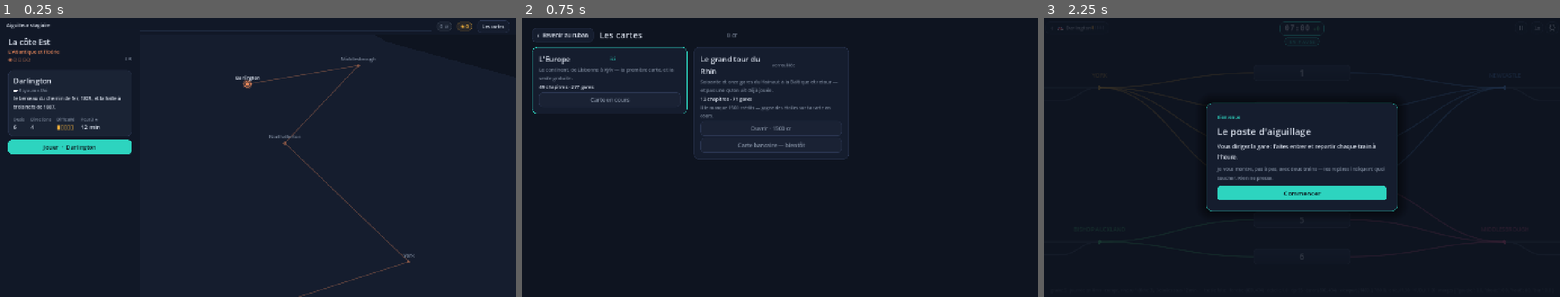
Above: before the commit, frames 1-3 (left to right).
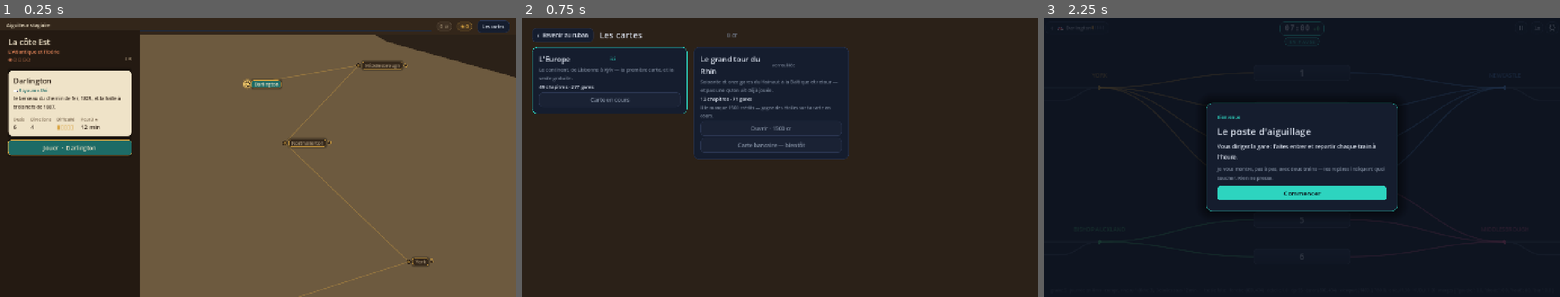
Above: after the commit, the same moments.

Repository: VincentDebaty/station
Game: Godot game, scene res://jeu/app.tscn
Same seed, same stepped clock (60 frames per second), same inputs: the game is played once before the commit and once after it.
Inputs:
- Up to frame 1 (0.25 s): no input
- Up to frame 2 (0.75 s): click "Les cartes" at 0.5 s
- Up to frame 3 (2.25 s): click "‹ Revenir au ruban" at 1.25 s; click "Jouer · Darlington" at 2 s

The runs differ from the first frame. In frame 1, 81% of the frame differs, in the area x 0-100%, y 0-100%; in frame 2, 80%; in frame 3, nothing differs.

Commit message:
Le ruban passe au parchemin : première étape de la direction artistique
Vincent a fait produire une maquette du ruban en carte ferroviaire ancienne
et l'a choisie — contre l'esthétique du prototype, qu'il avait décidé de
garder le 1er septembre. Décision assumée, et prise par étapes : celle-ci
ne touche ni la génération de la carte ni le poste d'aiguillage.

jeu/style.gd porte la palette : parchemin, encre brune, cuir, laiton,
sarcelle profonde. Le ruban s'y met — planche de bois pour le panneau,
filet de laiton, fiche de gare en parchemin, boutons en plaques vissées,
compteurs en pastilles. La carte devient une vraie carte : terre en deux
tons avec son trait de côte, rail de laiton posé sur son ombre, gares en
plaques nommées, cadenas sur celles qu'on ne peut pas encore jouer, et un
halo d'ambre sur celle qui vient.

Chaque écran garde sa couleur de fond : le ruban est une carte sur un
bureau de cuir, le poste d'aiguillage reste au bleu nuit — la couleur d'une
voie y est sa destination, contrat qui ne se rediscute pas.

Manquent les polices, et c'est l'essentiel de ce qui reste : la maquette
tient beaucoup à sa serif à petites capitales, et une police doit être
livrée avec l'app, donc téléchargée sous licence libre.

Co-Authored-By: Claude Opus 5 <noreply@anthropic.com>

Diff:
--- a/jeu/app.gd
+++ b/jeu/app.gd
@@ -21,6 +21,7 @@
 const VueJeu := preload("res://jeu/vue_jeu.gd")
 const Pilote := preload("res://jeu/pilote.gd")
 const Cap := preload("res://jeu/capture.gd")
+const Sty := preload("res://jeu/style.gd")
 
 var ruban = null
 var carte_id := ""
@@ -69,6 +70,10 @@
 
 func montrer(nom: String) -> void:
 	vue = nom
+	# CHAQUE ÉCRAN SA COULEUR DE FOND. Le ruban est une carte sur un bureau de
+	# cuir ; le poste d'aiguillage garde son bleu nuit, où la couleur d'une
+	# voie est sa destination et ne se rediscute pas.
+	RenderingServer.set_default_clear_color(Sty.FOND if nom == "jeu" else Sty.MER)
 	for paire in [[vue_ruban, "ruban"], [vue_jeu, "jeu"], [vue_cartes, "cartes"]]:
 		var n: Node = paire[0]
 		var actif: bool = paire[1] == nom
--- a/jeu/style.gd
+++ b/jeu/style.gd
@@ -40,6 +40,39 @@
 const PIP_ETEINT := Color("#3b465c")
 const VOILE := Color(10.0 / 255, 14.0 / 255, 24.0 / 255, 0.58)  # le projecteur du repère
 
+# --- LA PALETTE DE PARCHEMIN (direction artistique du 4 septembre 2026) ------
+# Vincent a fait produire une maquette du ruban dans un style de carte
+# ferroviaire ancienne — parchemin, laiton, sarcelle profonde, encre brune —
+# et l'a choisie contre l'esthétique du prototype, qu'il avait pourtant
+# décidé de garder le 1er septembre. Elle ne remplace PAS la palette du
+# poste d'aiguillage : la couleur d'une voie y est sa DESTINATION, contrat
+# qui ne se rediscute pas. Elle habille ce qui l'entoure.
+const PAPIER := Color("#efe3c8")          # le parchemin d'une fiche
+const PAPIER_OMBRE := Color("#ddcfae")    # son creux, et la ligne de pliure
+const ENCRE := Color("#33251a")           # ce qui s'écrit dessus
+const ENCRE_MUET := Color("#7d6a52")
+const BOIS := Color("#241a12")            # le cuir du bureau, derrière tout
+const BOIS_CLAIR := Color("#33261a")
+const LAITON := Color("#d9a441")          # les ferrures, les étoiles, le rail
+const LAITON_CLAIR := Color("#f0c96b")
+const SARCELLE := Color("#1d6b66")        # les plaques, le bouton d'appel
+const SARCELLE_CLAIR := Color("#2dd4bf")
+const TERRE := Color("#6d5a3f")           # la terre de la carte
+const TERRE_OMBRE := Color("#5a4933")
+const MER := Color("#2b2118")             # l'eau, plus sombre que la terre
+
+
+## Une fiche de parchemin : fond clair, liseré de laiton, ombre chaude.
+static func parchemin(rayon: float = 10.0, k: float = 1.0) -> StyleBoxFlat:
+	var b := boite(PAPIER, Color(ENCRE, 0.45), rayon * k, max(1.0, k), 10.0 * k, Color(0, 0, 0, 0.45))
+	return b
+
+
+## Une plaque de laiton sur bois : les pastilles de la barre, les cartouches.
+static func plaque(fond: Color, bord: Color, rayon: float = 8.0, k: float = 1.0) -> StyleBoxFlat:
+	return boite(fond, bord, rayon * k, max(1.0, k), 6.0 * k, Color(0, 0, 0, 0.35))
+
+
 # --- LES DEUX FACTEURS D'ÉCHELLE ---------------------------------------------
 # LE FACTEUR TACTILE, celui du prototype (js/render.js, UIK) : sur un pointeur
 # grossier, tout ce qu'on touche et tout ce qu'on lit sur le plan grossit d'une
--- a/jeu/vue_ruban.gd
+++ b/jeu/vue_ruban.gd
@@ -32,16 +32,19 @@
 const DUREE_SAUT := 1.9
 const DELAI_LECTURE := 0.7
 
-const FOND := Color("#0E1420")
-const PAYS := Color("#151d2e")
-const PANNEAU := Color("#111827")
-const BORD := Color("#2a3550")
-const TEXTE := Color("#dbe2ee")
-const MUET := Color("#7a8699")
-const ACCENT := Color("#2dd4bf")
-const OR := Color("#f5b23c")
-const DIAMANT := Color("#7fd4ff")
-const ROUGE := Color("#ef4444")
+# LA CARTE EST UN PARCHEMIN (4 septembre 2026). L'écran du ruban passe à la
+# palette de jeu.style.gd : cuir, laiton, encre. Le poste d'aiguillage, lui,
+# garde la sienne — la couleur d'une voie y est sa destination.
+const FOND := Sty.MER
+const PAYS := Sty.TERRE
+const PANNEAU := Sty.BOIS
+const BORD := Sty.LAITON
+const TEXTE := Sty.PAPIER
+const MUET := Color("#a28f74")
+const ACCENT := Sty.SARCELLE_CLAIR
+const OR := Sty.LAITON
+const DIAMANT := Color("#9fdcd6")
+const ROUGE := Color("#c4553d")
 
 var app = null
 var ruban: Rub = null
@@ -81,6 +84,9 @@
 
 func _ready() -> void:
 	Sty.calibrer(get_viewport())
+	# la mer sous la carte : c'est la couleur d'effacement qui la porte, et
+	# l'écran de jeu remet la sienne en reprenant la main (app.gd, montrer).
+	RenderingServer.set_default_clear_color(Sty.MER)
 	police = Sty.sans(600)
 	fond = Node2D.new()
 	fond.show_behind_parent = true
@@ -218,6 +224,14 @@
 				poly.polygon = anneau
 				poly.color = PAYS
 				fond.add_child(poly)
+				# le trait de côte, à l'encre pâle : c'est lui qui fait la carte
+				var cote := Line2D.new()
+				cote.points = anneau
+				cote.closed = true
+				cote.default_color = Color(Sty.TERRE_OMBRE, 0.9)
+				cote.width = 0.35
+				fond.add_child(cote)
+				contours.append(cote)
 			else:
 				rates += 1
 				var ligne := Line2D.new()
@@ -354,7 +368,7 @@
 	var k: float = cam["k"] * f["px"]
 	fond.transform = Transform2D(0.0, Vector2(k, k), 0.0, _centre_carte() - Vector2(cam["x"], cam["y"]) * k)
 	for l in contours:
-		l.width = 1.2 / k
+		l.width = 1.6 * Sty.HUD_K / k
 	queue_redraw()
 
 
@@ -416,14 +430,20 @@
 			var avance: bool = ecrit and not fait and g[i] == gc
 			var pa := ecran(a)
 			var pb := ecran(b)
+			# Le rail est en LAITON, comme les ferrures : la couleur de zone
+			# revient sur le tracé déjà parcouru, en surbrillance dessus.
+			var k := Sty.HUD_K
 			if not ecrit:
-				_pointille(pa, pb, Color(MUET, 0.5), 2.0, 6.0)
+				_pointille(pa, pb, Color(Sty.LAITON, 0.28), 2.0 * k, 7.0 * k)
 			elif fait:
-				draw_line(pa, pb, col, 3.5, true)
+				draw_line(pa, pb, Color(Sty.BOIS, 0.8), 6.0 * k, true)
+				draw_line(pa, pb, Color(Sty.LAITON_CLAIR, 0.95), 3.0 * k, true)
+				draw_line(pa, pb, Color(col, 0.55), 1.4 * k, true)
 			elif avance:
-				draw_line(pa, pb, Color(col, 0.72 + 0.28 * pulse), 4.0, true)
+				draw_line(pa, pb, Color(Sty.BOIS, 0.8), 6.0 * k, true)
+				draw_line(pa, pb, Color(Sty.LAITON_CLAIR, 0.6 + 0.4 * pulse), 3.4 * k, true)
 			else:
-				draw_line(pa, pb, Color(col, 0.3), 2.5, true)
+				draw_line(pa, pb, Color(Sty.LAITON, 0.35), 2.2 * k, true)
 	# --- la liaison de transit, et le convoi ------------------------------------
 	if not transit.is_empty():
 		var a := pos(transit["de"])
@@ -458,36 +478,55 @@
 		var teinte: Color
 		match etat:
 			"avenir":
-				teinte = Color(MUET, 0.5)
+				teinte = Color(Sty.LAITON, 0.30)
 			"fermee":
-				teinte = Color(col, 0.35)
+				teinte = Color(Sty.LAITON, 0.45)
 			"payee":
-				teinte = Color(MUET, 0.9)
+				teinte = Color(Sty.PAPIER_OMBRE, 0.85)
 			_:
-				teinte = col
+				teinte = Sty.LAITON
+		var kk := Sty.HUD_K
 		if ici:
-			draw_circle(e, r + 6.0 + 3.0 * pulse, Color(col, 0.18 + 0.12 * pulse))
-			draw_arc(e, r + 4.0, 0.0, TAU, 40, Color(col, 0.9), 1.5, true)
+			# la gare qui vient : un halo d'ambre, comme une lampe posée dessus
+			draw_circle(e, r + (7.0 + 4.0 * pulse) * kk, Color(Sty.LAITON, 0.16 + 0.12 * pulse))
+			draw_circle(e, r + 3.0 * kk, Color(Sty.LAITON_CLAIR, 0.55 + 0.25 * pulse))
+			draw_arc(e, r + 5.0 * kk, 0.0, TAU, 40, Color(Sty.LAITON_CLAIR, 0.95), 2.0 * kk, true)
 		if not bilan.is_empty() and bilan.get("gare") == id:
-			draw_arc(e, r + 9.0, 0.0, TAU, 48, Color(OR, 0.8), 1.5, true)
-		draw_circle(e, r, teinte)
-		if etat == "payee":
-			draw_arc(e, r, 0.0, TAU, 24, col, 1.0, true)
-		# le nom, au-dessus ; les étoiles ou le diamant à sa droite
+			draw_arc(e, r + 9.0 * kk, 0.0, TAU, 48, Color(Sty.LAITON, 0.8), 1.6 * kk, true)
+		draw_circle(e, r + 1.5 * kk, Color(Sty.BOIS, 0.85))
+		draw_circle(e, r, Sty.LAITON_CLAIR if ici else teinte)
+		draw_arc(e, r, 0.0, TAU, 28, Color(Sty.BOIS, 0.55), 1.2 * kk, true)
+		# LE NOM SUR UNE PLAQUE, comme sur une vraie carte ferroviaire : une
+		# étiquette posée à côté du point, et non un texte flottant que le
+		# relief traverse. Sarcelle et laiton quand la gare est tenue, papier
+		# fané quand elle attend son tour.
 		var nom := nom_de(id)
 		var taille := int(round((15 if fin else 13) * Sty.HUD_K))
 		var w := police.get_string_size(nom, HORIZONTAL_ALIGNMENT_LEFT, -1, taille).x
-		var st: int = Rub.etoiles_de(ruban.progression_de(id))
-		var dia: bool = Rec.est_diamant(ruban.progression_de(id))
+		var prog := ruban.progression_de(id)
+		var st: int = Rub.etoiles_de(prog)
+		var dia: bool = Rec.est_diamant(prog)
 		var suffixe := "◆" if dia else ("★".repeat(st) if st > 0 else "")
 		var ws := police.get_string_size(suffixe, HORIZONTAL_ALIGNMENT_LEFT, -1, taille).x if suffixe != "" else 0.0
-		var x0 := e.x - (w + (ws + 4.0 if ws > 0 else 0.0)) / 2
-		var y0 := e.y - r - 8
-		draw_string(police, Vector2(x0, y0), nom, HORIZONTAL_ALIGNMENT_LEFT, -1, taille,
-			TEXTE if etat != "avenir" and etat != "fermee" else MUET)
+		var ouverte: bool = etat == "faite" or etat == "courante" or etat == "payee"
+		var pad := 7.0 * Sty.HUD_K
+		var large := w + (ws + 5.0 * Sty.HUD_K if ws > 0 else 0.0) + 2 * pad
+		var haute := taille + 8.0 * Sty.HUD_K
+		var plaque := Rect2(e.x + r + 6 * Sty.HUD_K, e.y - haute / 2, large, haute)
+		draw_style_box(Sty.plaque(Sty.SARCELLE if ouverte else Color(Sty.BOIS_CLAIR, 0.9),
+			Color(Sty.LAITON, 0.9 if ouverte else 0.45), 5, Sty.HUD_K), plaque)
+		var encre: Color = Sty.PAPIER if ouverte else MUET
+		var xt := plaque.position.x + pad
+		Sty.texte_centre(self, police, taille, Vector2(xt + w / 2, e.y), nom, encre)
 		if suffixe != "":
-			draw_string(police, Vector2(x0 + w + 4, y0), suffixe, HORIZONTAL_ALIGNMENT_LEFT, -1, taille,
-				DIAMANT if dia else OR)
+			Sty.texte_centre(self, police, taille,
+				Vector2(xt + w + 5 * Sty.HUD_K + ws / 2, e.y), suffixe, DIAMANT if dia else Sty.LAITON_CLAIR)
+		# une gare qu'on ne peut pas encore jouer porte son cadenas
+		if not ouverte:
+			var c := Vector2(plaque.end.x + 9 * Sty.HUD_K, e.y)
+			draw_style_box(Sty.boite(Color(Sty.BOIS_CLAIR, 0.95), Color(Sty.LAITON, 0.5), 3 * kk, max(1.0, kk)),
+				Rect2(c.x - 5 * kk, c.y - 4 * kk, 10 * kk, 8 * kk))
+			draw_arc(Vector2(c.x, c.y - 4 * kk), 3.2 * kk, PI, TAU, 12, Color(Sty.LAITON, 0.7), 1.4 * kk, true)
 
 
 func _pointille(a: Vector2, b: Vector2, col: Color, larg: float, pas: float) -> void:
@@ -620,9 +659,9 @@
 	barre = PanelContainer.new()
 	barre.position = Vector2.ZERO
 	var sb := StyleBoxFlat.new()
-	sb.bg_color = PANNEAU
-	sb.border_color = BORD
-	sb.border_width_bottom = 1
+	sb.bg_color = Sty.BOIS_CLAIR
+	sb.border_color = Color(Sty.LAITON, 0.55)
+	sb.border_width_bottom = int(max(1.0, 2 * k))
 	sb.content_margin_left = 18 * k + Sty.marges["gauche"]
 	sb.content_margin_right = 18 * k + Sty.marges["droite"]
 	sb.content_margin_top = 7 * k + Sty.marges["haut"]
@@ -636,8 +675,8 @@
 	panneau = PanelContainer.new()
 	var style := StyleBoxFlat.new()
 	style.bg_color = PANNEAU
-	style.border_color = BORD
-	style.border_width_right = 1
+	style.border_color = Color(Sty.LAITON, 0.55)
+	style.border_width_right = int(max(1.0, 2 * k))
 	style.content_margin_left = 22 * k + Sty.marges["gauche"]
 	style.content_margin_right = 22 * k
 	style.content_margin_top = 16 * k
@@ -696,13 +735,27 @@
 	var b := Sty.bouton(texte, principal, 16 if principal else 14, k)
 	b.disabled = not actif
 	b.size_flags_horizontal = Control.SIZE_EXPAND_FILL
-	var sd := Sty.boite(Color("#1a2234"), Sty.BORD, 10 * k, max(1.0, k))
-	sd.content_margin_top = 8 * k
-	sd.content_margin_bottom = 8 * k
-	sd.content_margin_left = 14 * k
-	sd.content_margin_right = 14 * k
-	b.add_theme_stylebox_override("disabled", sd)
-	b.add_theme_color_override("font_disabled_color", Sty.MUET)
+	# LE BOUTON EST UNE PLAQUE VISSÉE : sarcelle profonde et liseré de laiton
+	# pour l'appel, bois pour le reste. Le texte s'y écrit sur le papier.
+	var fond: Color = Sty.SARCELLE if principal else Sty.BOIS_CLAIR
+	var normal := Sty.plaque(fond, Sty.LAITON, 8, k)
+	normal.content_margin_top = 10 * k
+	normal.content_margin_bottom = 10 * k
+	normal.content_margin_left = 16 * k
+	normal.content_margin_right = 16 * k
+	b.add_theme_stylebox_override("normal", normal)
+	var survol := normal.duplicate()
+	survol.bg_color = fond.lightened(0.10)
+	survol.border_color = Sty.LAITON_CLAIR
+	b.add_theme_stylebox_override("hover", survol)
+	b.add_theme_stylebox_override("pressed", survol)
+	var eteint := normal.duplicate()
+	eteint.bg_color = Color(Sty.BOIS, 0.9)
+	eteint.border_color = Color(Sty.LAITON, 0.35)
+	b.add_theme_stylebox_override("disabled", eteint)
+	for quoi in ["font_color", "font_hover_color", "font_pressed_color"]:
+		b.add_theme_color_override(quoi, Sty.PAPIER)
+	b.add_theme_color_override("font_disabled_color", Color(Sty.PAPIER, 0.4))
 	if sur.is_valid():
 		b.pressed.connect(sur)
 	return b
@@ -811,7 +864,7 @@
 	# téléphone la hauteur est la ressource rare, et le rang du chapitre ne
 	# sert à rien pour décider du geste suivant. La jauge à crans, elle, dit
 	# déjà où l'on en est DANS le chapitre — la seule position qui compte.
-	v.add_child(_label(String(ch["nom"]), 22, TEXTE, true))
+	v.add_child(_label(String(ch["nom"]), 22, Sty.PAPIER, true))
 	var zone_nom := String(ruban.carte.get("nom", ""))
 	for z in ruban.zones():
 		if z.get("id") == ch["zone"]:
@@ -877,7 +930,7 @@
 
 	# la carte de la gare : un fond légèrement relevé, un liseré discret
 	var carte_gare := PanelContainer.new()
-	var st := Sty.boite(Color("#1a2334"), BORD, 12 * k, max(1.0, k))
+	var st := Sty.parchemin(10, k)
 	st.set_content_margin_all(14 * k)
 	carte_gare.add_theme_stylebox_override("panel", st)
 	var v := VBoxContainer.new()
@@ -887,27 +940,27 @@
 	# le nom, le drapeau, et le terminus s'il y a lieu — sur une ligne
 	var tete := HBoxContainer.new()
 	tete.add_theme_constant_override("separation", int(round(8 * k)))
-	var nom := _label(ville_de(id), 20, TEXTE, true, false)
+	var nom := _label(ville_de(id), 20, Sty.ENCRE, true, false)
 	nom.size_flags_horizontal = Control.SIZE_EXPAND_FILL
 	nom.clip_text = true
 	tete.add_child(nom)
 	if fin:
 		tete.add_child(_pastille("terminus", OR))
 	v.add_child(tete)
-	v.add_child(_label("%s %s" % [pays.get("drapeau", ""), pays.get("nom", "")], 12, MUET))
+	v.add_child(_label("%s %s" % [pays.get("drapeau", ""), pays.get("nom", "")], 12, Sty.SARCELLE))
 
 	var phrase := String(cfg.get("tagline", ""))
 	var re := RegEx.new()
 	re.compile("^\\s*[^—–-]{2,28}\\s*[—–]\\s*")
 	phrase = re.sub(phrase, "", false)
 	if phrase != "":
-		v.add_child(_label(phrase, 13, TEXTE))
+		v.add_child(_label(phrase, 13, Sty.ENCRE))
 	if ruban.est_boss(id, cfg):
 		v.add_child(_label("Bourrasque — le trafic se resserre en fin de service.", 13, OR))
 
 	# les quatre mesures, séparées du reste par un filet
 	var filet := HSeparator.new()
-	filet.add_theme_stylebox_override("separator", Sty.boite(Color(BORD, 0.7), Color.TRANSPARENT, 0, 0))
+	filet.add_theme_stylebox_override("separator", Sty.boite(Sty.PAPIER_OMBRE, Color.TRANSPARENT, 0, 0))
 	filet.add_theme_constant_override("separation", int(round(10 * k)))
 	v.add_child(filet)
 	var grille := GridContainer.new()
@@ -917,8 +970,8 @@
 			["Difficulté", _pips(d)], ["Pour 3 ★", "%d min" % int(seuils["trois"])]]:
 		var cell := VBoxContainer.new()
 		cell.add_theme_constant_override("separation", 0)
-		cell.add_child(_label(paire[0], 11, MUET, false, false))
-		cell.add_child(_label(paire[1], 16, OR if paire[0] == "Difficulté" else TEXTE, false, false))
+		cell.add_child(_label(paire[0], 11, Sty.ENCRE_MUET, false, false))
+		cell.add_child(_label(paire[1], 16, OR if paire[0] == "Difficulté" else Sty.ENCRE, false, false))
 		grille.add_child(cell)
 	v.add_child(grille)
 
